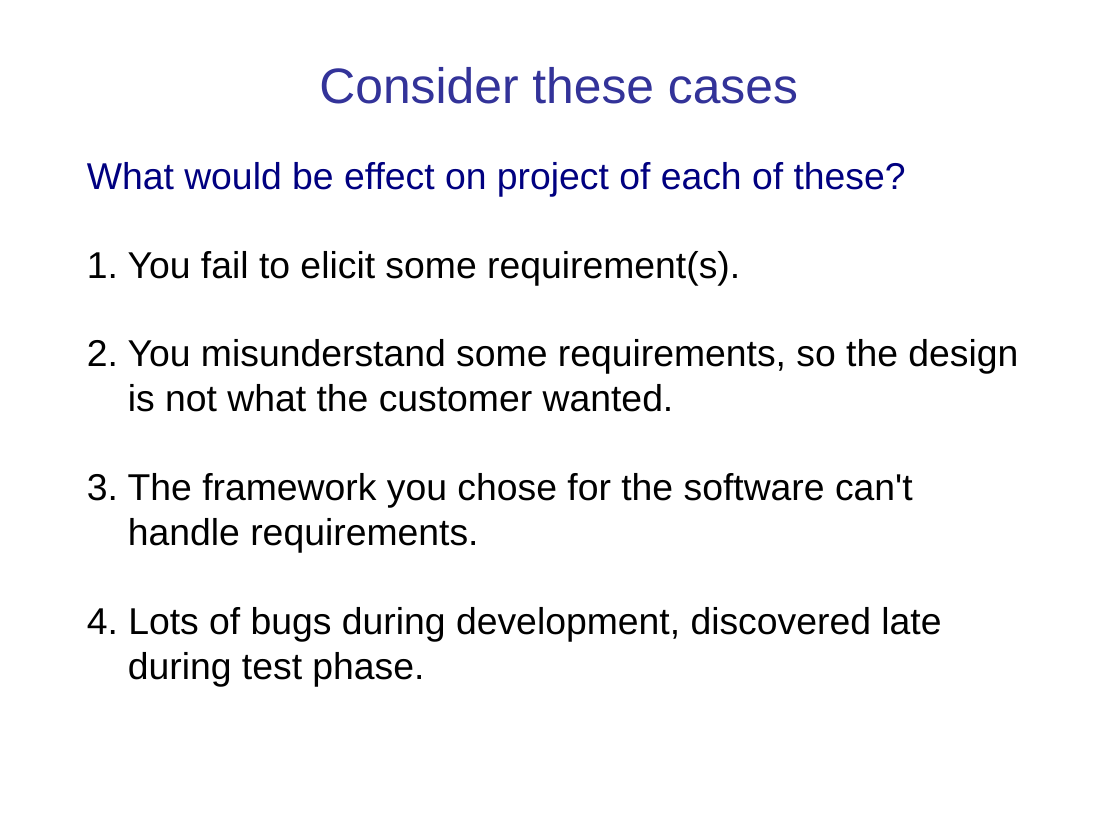
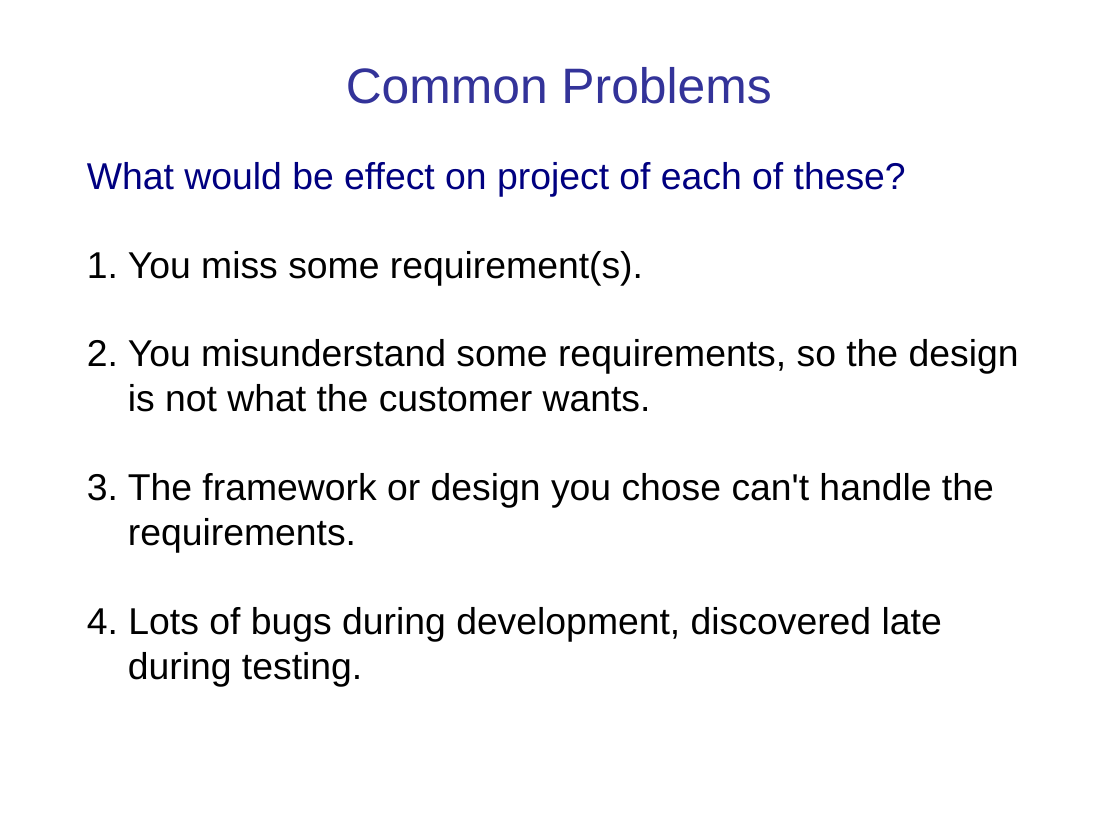
Before and after one commit to cpske/ISP, a slide deck: slide 8 of intro/Introduction-software-process.ppt. Drawn at 1120x840 pixels with LibreOffice and Linux fonts; fonts in the diff are those of the drawing. Boxes give left, top, right and bottom in pixels: in the first picture for what was removed or moved away, otherwise in the second. Text is boxed around its words. In the diff, an @@ line names an element or a change of style, - is before the commit and + after.

```diff
--- a/intro/Introduction-software-process.ppt
+++ b/intro/Introduction-software-process.ppt
@@ title at bbox=[346, 67, 771, 104]: text changed @@
-Consider these cases
+Common Problems
@@ text at bbox=[87, 251, 1019, 686]: text changed @@
-1. You fail to elicit some requirement(s).
-2. You misunderstand some requirements, so the design is not what the customer wanted.
-3. The framework you chose for the software can't handle requirements.
-4. Lots of bugs during development, discovered late during test phase.
+1. You miss some requirement(s).
+2. You misunderstand some requirements, so the design is not what the customer wants.
+3. The framework or design you chose can't handle the requirements.
+4. Lots of bugs during development, discovered late during testing.
```
Also in this commit, not shown: 22 other slides changed, 11 slides added, 9 slides removed, 6 other files.
